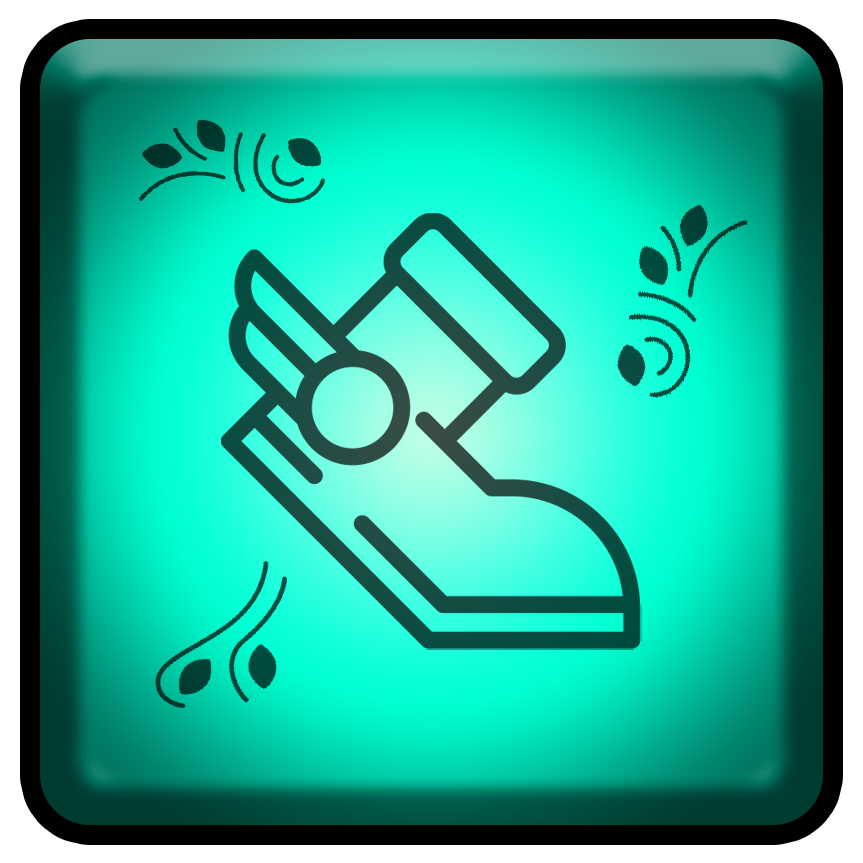
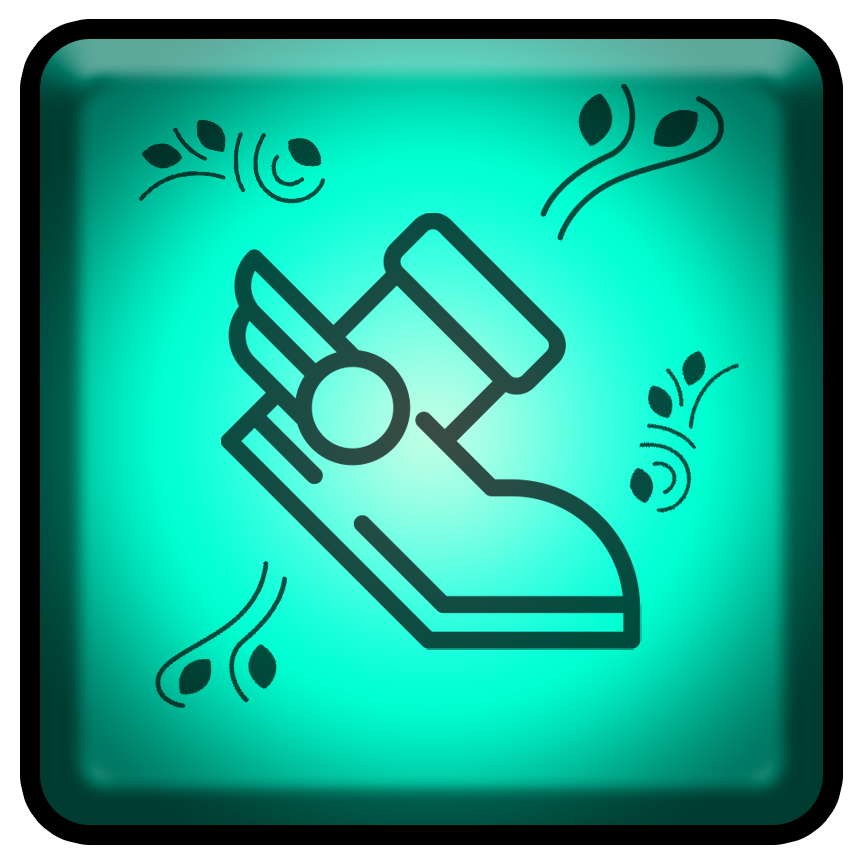
Comparing the layer stacks of the two 863x863 images. Changes:
painted on "Layer 11" over <box>609,204,748,513</box>
showed "Layer 8" over <box>540,84,724,242</box>
